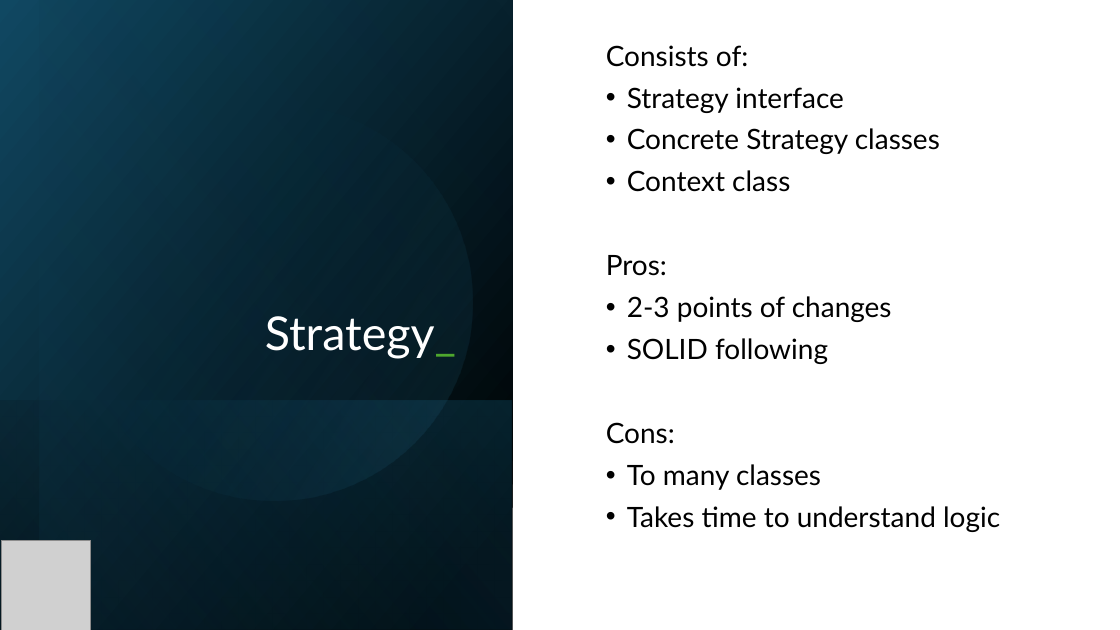
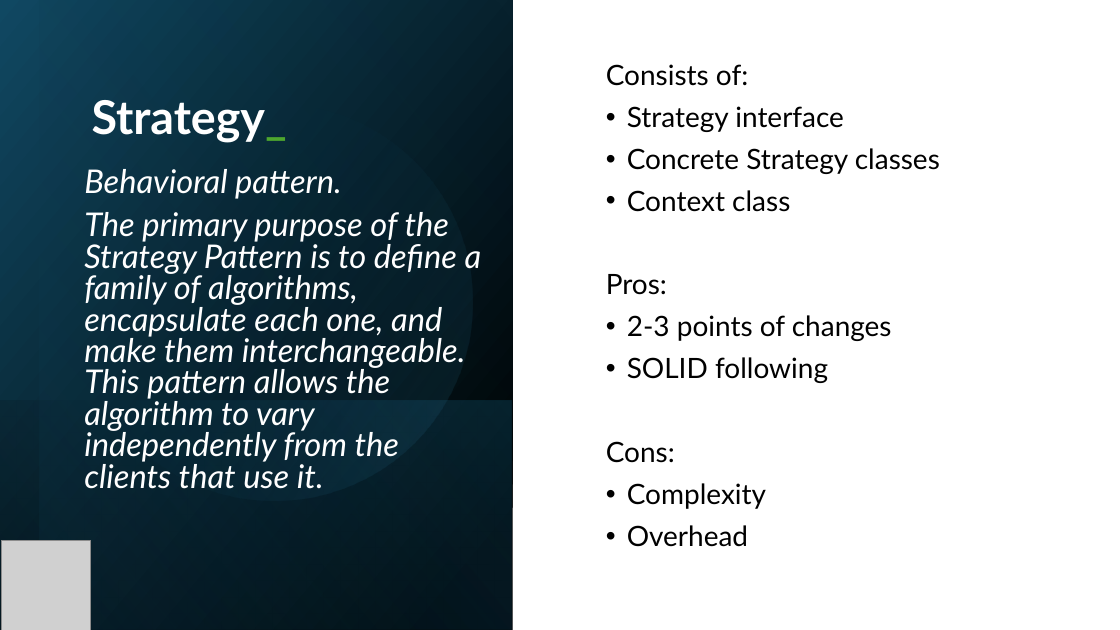
Before and after one commit to khshanovskyi/KT_tasks, a slide deck: slide 2 of src/main/java/gof/strategy/strategy_and_template_method.pptx. Drawn at 1120x630 pixels with LibreOffice and Linux fonts; fonts in the diff are those of the drawing; grey boxes stand for pictures. Boxes give left, top, right and bottom in pixels: in the first picture for what was removed or moved away, otherwise in the second. Text is boxed around its words. In the diff, an @@ line names an element or a change of style, - is before the commit and + after.

Commit message:
Add presentation

```diff
--- a/src/main/java/gof/strategy/strategy_and_template_method.pptx
+++ b/src/main/java/gof/strategy/strategy_and_template_method.pptx
@@ title "Strategy_" moved from (x1=265, y1=316, x2=456, y2=359) to (x1=92, y1=100, x2=287, y2=143) @@
@@ title "Strategy_" at (x1=92, y1=100, x2=287, y2=143): bold on; alignment right to left @@
@@ text "Consists of:" moved from (x1=606, y1=45, x2=1000, y2=532) to (x1=606, y1=64, x2=940, y2=547) @@
@@ text added at (x1=84, y1=169, x2=482, y2=489), 28 pt, text #FFFFFF, italic @@
+Behavioral pattern.
+The primary purpose of the Strategy Pattern is to define a family of algorithms, encapsulate each one, and make them interchangeable. This pattern allows the algorithm to vary independently from the clients that use it.
@@ text at (x1=627, y1=483, x2=766, y2=547): text changed @@
-• To many classes
-• Takes time to understand logic
+• Complexity
+• Overhead
```
Also in this commit, not shown: 1 other slide changed, 2 slides added.
